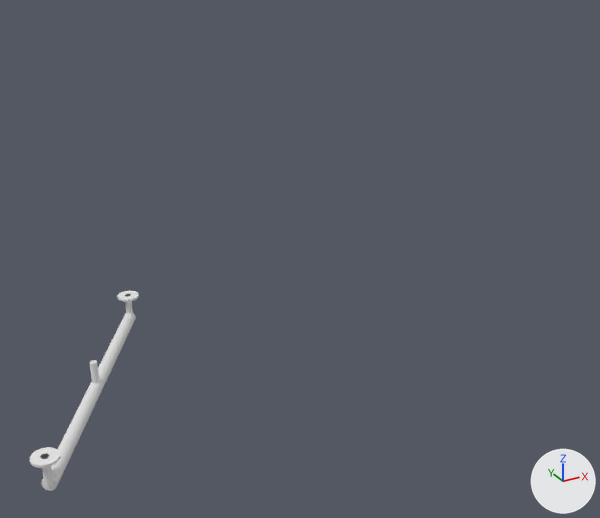
What one commit did to the FBX model MultiTravelValizChallenge/Assets/MultiTravel/Art/Models/Environment/wardrobe-hanging-module.fbx.
One viewpoint serves both versions: a camera (50 mm lens) standing at (0.345, -1.56, 2.229) and looking at (1.101, -0.185, 1.541). The axes (+X, +Y, +Z) are drawn at lower right. The lights are the same throughout. The older version comes first. Where no turn or scale is listed for an object, it has been applied to the vertices.

Names of what the first picture shows: 'wardrobe-hanging-module'.
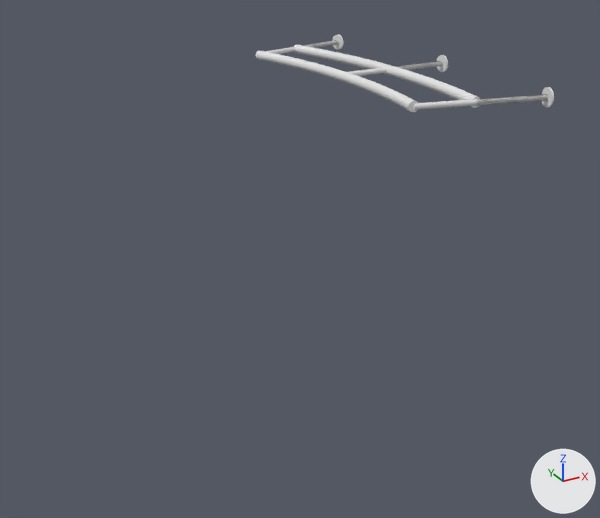
Changed parts and their boxes [x1, y1, x2, y2] in the pictures (600 x 518 px; the box of a moved part takes in the faces that stretch with it):
'wardrobe-hanging-module', reshaped (173% wider, 61% shorter): before [30, 291, 139, 491]; after [255, 34, 554, 112]
part 1 of me_wardrobe_hanging_module, moved or reshaped: before [117, 291, 139, 302]; after [541, 87, 554, 107]
part 2 of me_wardrobe_hanging_module, moved or reshaped: before [30, 447, 60, 468]; after [437, 55, 448, 72]
part 3 of me_wardrobe_hanging_module, added: after [332, 34, 344, 50]
part 4 of me_wardrobe_hanging_module, added: after [255, 51, 418, 112]
part 5 of me_wardrobe_hanging_module, added: after [294, 44, 480, 108]
part 6 of me_wardrobe_hanging_module, added: after [413, 94, 548, 110]
part 7 of me_wardrobe_hanging_module, added: after [348, 61, 443, 76]
part 8 of me_wardrobe_hanging_module, added: after [265, 40, 339, 54]
part 9 of me_wardrobe_hanging_module, deleted: before [41, 313, 136, 491]
part 10 of me_wardrobe_hanging_module, deleted: before [41, 454, 53, 487]
part 11 of me_wardrobe_hanging_module, deleted: before [90, 360, 99, 383]
part 12 of me_wardrobe_hanging_module, deleted: before [125, 294, 133, 314]

What the commit changed:
me_wardrobe_hanging_module is used by ob_wardrobe_hanging_module; location (0.0, 0.0, 0.0).
me_wardrobe_hanging_module had 156 vertices, 90 faces and spanned x 0.469..0.763, y -0.602..-0.138, z 1.474..1.532.
me_wardrobe_hanging_module now has 602 vertices, 511 faces and spans x 1.264..1.608, y -0.378..0.438, z 1.84..1.88.
me_wardrobe_hanging_module part 1: the loose piece of 32 vertices spanning x 0.723..0.763, y -0.178..-0.138, z 1.528..1.532 is multiplied about its middle by the matrix ((0.223, 0.0, -0.975), (0.975, 0.0, 0.223), (0.0, -1.0, 0.0)), then moved by (0.822, -0.201, 0.33).
me_wardrobe_hanging_module part 2: the loose piece of 32 vertices spanning x 0.469..0.509, y -0.602..-0.562, z 1.528..1.532 is multiplied about its middle by the matrix ((-0.019, 0.0, -1.0), (1.0, 0.0, -0.019), (0.0, -1.0, 0.0)), then moved by (1.117, 0.613, 0.33).
me_wardrobe_hanging_module part 3: the loose piece of 32 vertices spanning x 0.723..0.763, y -0.178..-0.138, z 1.528..1.532 is copied, and the copy is multiplied about its middle by the matrix ((-0.261, 0.0, -0.965), (0.965, 0.0, -0.261), (0.0, -1.0, 0.0)), then moved by (0.807, 0.576, 0.33); it spans x 1.543..1.558, y 0.399..0.438, z 1.84..1.88.
me_wardrobe_hanging_module part 4: a new loose piece of 208 vertices spanning x 1.264..1.331, y -0.297..0.347, z 1.849..1.871, in mat_chrome (white #e7e7e7).
me_wardrobe_hanging_module part 5: a new loose piece of 208 vertices spanning x 1.389..1.461, y -0.326..0.38, z 1.849..1.871, in mat_chrome (white #e7e7e7).
me_wardrobe_hanging_module part 6: a new loose piece of 30 vertices spanning x 1.285..1.567, y -0.364..-0.289, z 1.854..1.866, in mat_chrome (white #e7e7e7).
me_wardrobe_hanging_module part 7: a new loose piece of 30 vertices spanning x 1.32..1.606, y 0.019..0.037, z 1.854..1.866, in mat_chrome (white #e7e7e7).
me_wardrobe_hanging_module part 8: a new loose piece of 30 vertices spanning x 1.273..1.552, y 0.338..0.424, z 1.854..1.866, in mat_chrome (white #e7e7e7).
me_wardrobe_hanging_module part 9: the loose piece of 32 vertices spanning x 0.479..0.753, y -0.588..-0.152, z 1.474..1.496 is deleted.
me_wardrobe_hanging_module part 10: the loose piece of 20 vertices spanning x 0.483..0.494, y -0.588..-0.576, z 1.485..1.532 is deleted.
me_wardrobe_hanging_module part 11: the loose piece of 20 vertices spanning x 0.61..0.622, y -0.376..-0.364, z 1.485..1.532 is deleted.
me_wardrobe_hanging_module part 12: the loose piece of 20 vertices spanning x 0.738..0.749, y -0.164..-0.152, z 1.485..1.532 is deleted.
